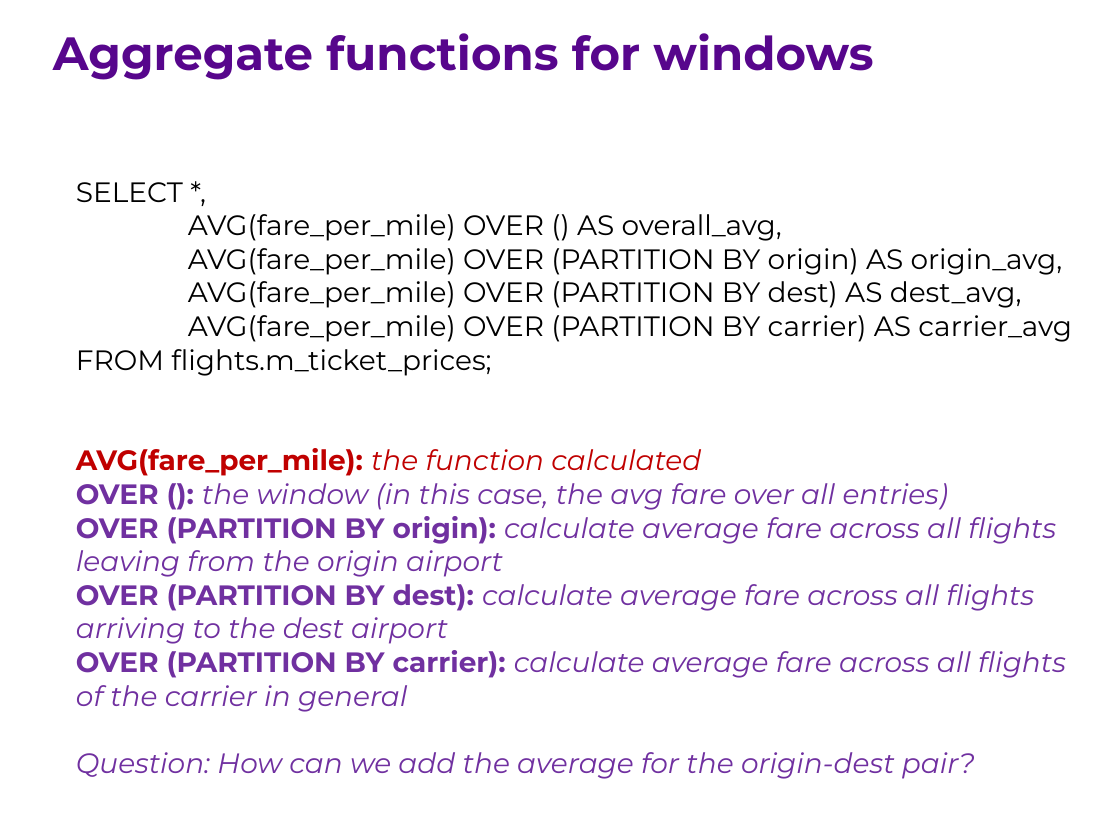
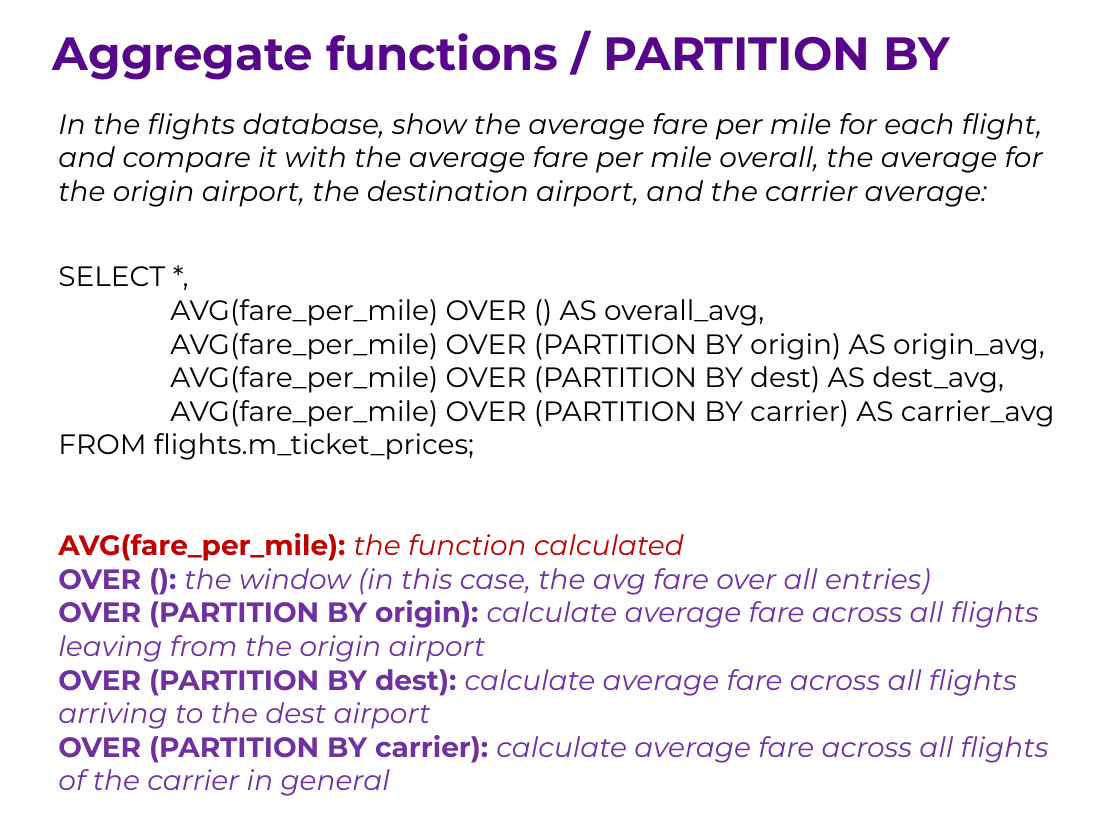
Before and after one commit to ipeirotis/introduction-to-databases, a slide deck: slide 24 of session7/G-Window_queries.pptx (slide 18 before the commit). Drawn at 1120x840 pixels with LibreOffice and Linux fonts; fonts in the diff are those of the drawing. Boxes give left, top, right and bottom in pixels: in the first picture for what was removed or moved away, otherwise in the second. Text is boxed around its words. In the diff, an @@ line names an element or a change of style, - is before the commit and + after.

```diff
--- a/session7/G-Window_queries.pptx
+++ b/session7/G-Window_queries.pptx
@@ text at [53, 33, 950, 80]: text changed @@
-Aggregate functions for windows
+Aggregate functions / PARTITION BY
@@ text added at [58, 113, 1043, 207], 18 pt, text #000000, italic @@
+In the flights database, show the average fare per mile for each flight, and compare it with the average fare per mile overall, the average for the origin airport, the destination airport, and the carrier average:
@@ text "SELECT *,": place and size @@
-text "SELECT *," at [76, 182, 1072, 779]
+text "SELECT *," at [58, 266, 1055, 796]
@@ text at [76, 752, 975, 779]: paragraph removed @@
-Question: How can we add the average for the origin-dest pair?
```
Also in this commit, not shown: 3 other slides changed, 11 slides added.
